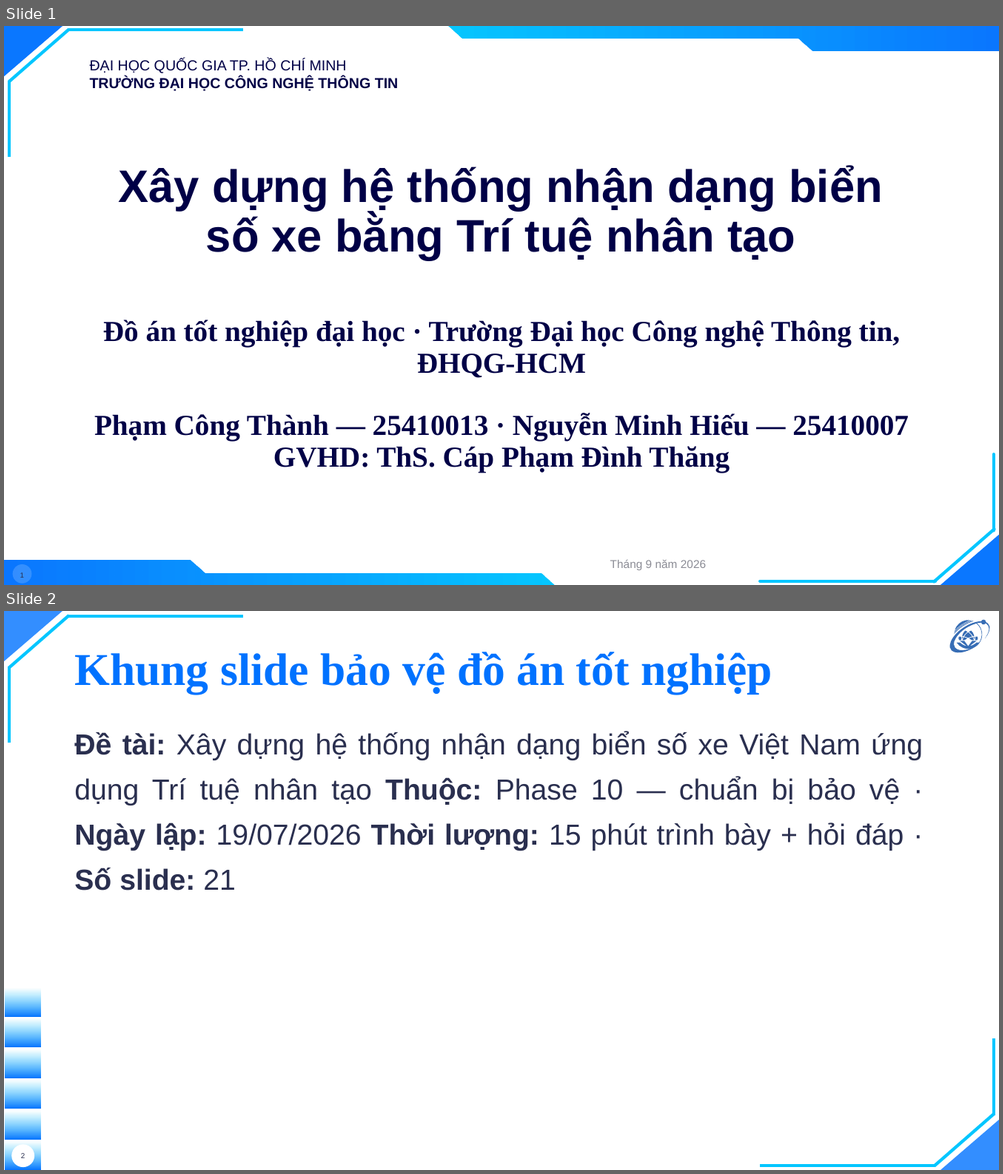
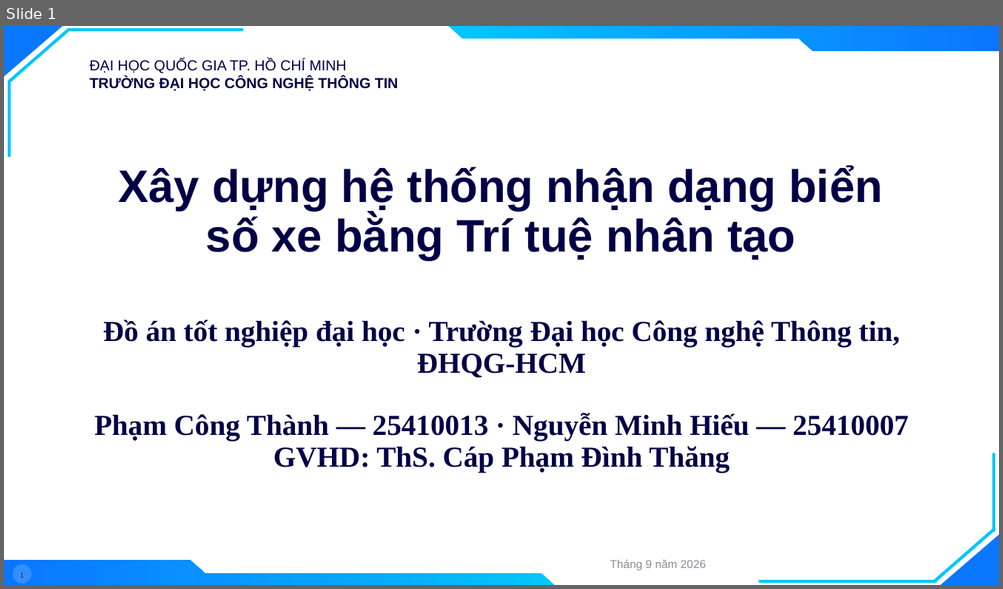
Before and after one commit to hieunguyen2604/alpr-do-an-mon-hoc, a slide deck: docs/slides/slides.pptx. Shown one above the other, each under a label of ours: slides 1 and 2 before the commit, slide 1 after it. The pictures are 1003x1174 and 1003x589 pixels, drawn with LibreOffice and Linux fonts; fonts in the diff are those of the drawing; background and template pictures are left out. Boxes give left, top, right and bottom in pixels: in the first picture for what was removed or moved away, otherwise in the second. Text is boxed around its words. In the diff, an @@ line names an element or a change of style, - is before the commit and + after.

```diff
--- a/docs/slides/slides.pptx
+++ b/docs/slides/slides.pptx
@@ slide 2 removed at [4,611,999,1170], background picture (left out); not listed: 2 template elements that a slide beside it also shows @@
@@ line removed from (69, 615) to (8, 668) @@
@@ line removed from (243, 616) to (68, 616) @@
@@ freeform shape removed at [949,620,990,652] @@
@@ title removed at [74,652,772,693] @@
-Khung slide bảo vệ đồ án tốt nghiệp
@@ line removed from (9, 743) to (9, 667) @@
@@ text removed at [74,732,922,891] @@
-Đề tài: Xây dựng hệ thống nhận dạng biển số xe Việt Nam ứng dụng Trí tuệ nhân tạo Thuộc: Phase 10 — chuẩn bị bảo vệ · Ngày lập: 19/07/2026 Thời lượng: 15 phút trình bày + hỏi đáp · Số slide: 21
@@ line removed from (993, 1039) to (993, 1116) @@
@@ line removed from (933, 1167) to (994, 1114) @@
@@ group removed at [5,988,41,1170]: 6 rectangles @@
@@ ellipse removed at [11,1145,34,1168] @@
@@ page number removed at [21,1153,25,1159] @@
-2
@@ line removed from (760, 1166) to (935, 1166) @@
```
Also in this commit, not shown: 19 slides changed, 9 slides added, 31 other slides removed, 5 other files.
